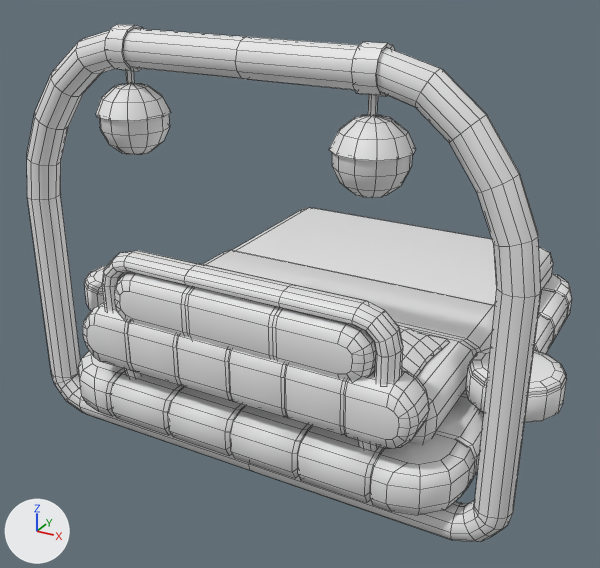
The FBX model Assets/Art/fbx/HABITACIÓ/llit.fbx: old version first, new version second.
One viewpoint serves both versions: a 50 mm lens placed at (9.57, -7.06, 2.19), pointed at (7.79, -3.82, 0.58). Lighting does not change. The marker at lower left points along +X, +Y and +Z. The older version comes first. Mesh edges are drawn as thin lines.

Before the edit, the objects in view are built like this:
```python
me_cube_020 = bpy.data.meshes.new('Cube.020')
me_cube_020.from_pydata(...)  # 2752 vertices, 2640 faces; spans x -1.16..1.18, y -0.61..1.64, z -0.61..1.24
ob_llit_uvs = bpy.data.objects.new('llit UVS', me_cube_020)
ob_llit_uvs.location = (7.936, -4.084, 0.588)
```
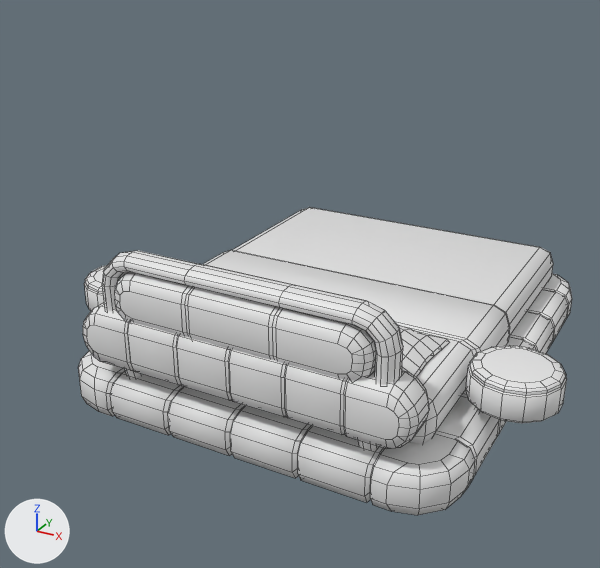
The change, as a list of edits to the scene's bpy script:
```text
Change me_cube_020:
    used by ob_llit_uvs; location = (7.936, -4.084, 0.588)
    remove me_cube_020.from_pydata(...)  # 2752 vertices, 2640 faces; spans x -1.16..1.18, y -0.61..1.64, z -0.61..1.24
    add me_cube_020.from_pydata(...)  # 2284 vertices, 2168 faces; spans x -1.16..1.18, y -0.61..1.64, z -0.6..0.35
    me_cube_020 part 1: the loose piece of 356 vertices spanning x -1.15..1.13, y -0.5..-0.32, z -0.61..1.24 is deleted
    me_cube_020 part 2: the loose piece of 86 vertices spanning x 0.36..0.65, y -0.56..-0.26, z 0.72..1.01 is deleted
    me_cube_020 part 3: the loose piece of 86 vertices spanning x -0.67..-0.38, y -0.56..-0.26, z 0.74..1.02 is deleted
    me_cube_020 part 4: the loose piece of 12 vertices spanning x 0.49..0.52, y -0.43..-0.39, z 0.98..1.2 is deleted
    me_cube_020 part 5: the loose piece of 12 vertices spanning x -0.54..-0.52, y -0.43..-0.39, z 1.0..1.22 is deleted
    other edits to the shape of me_cube_020 do not show in these pictures
```

Boxes (x1, y1, x2, y2) around the edits, measured in the pictures (600 x 568 px):
'llit UVS', reshaped (9% narrower, 40% shorter): before (27, 24, 572, 542); after (78, 207, 572, 515)
part 1 of me_cube_020, deleted: before (27, 24, 541, 542)
part 2 of me_cube_020, deleted: before (329, 115, 415, 198)
part 3 of me_cube_020, deleted: before (96, 83, 171, 155)
part 4 of me_cube_020, deleted (mostly hidden): before (368, 95, 378, 116)
part 5 of me_cube_020, deleted (mostly hidden): before (125, 70, 134, 84)
